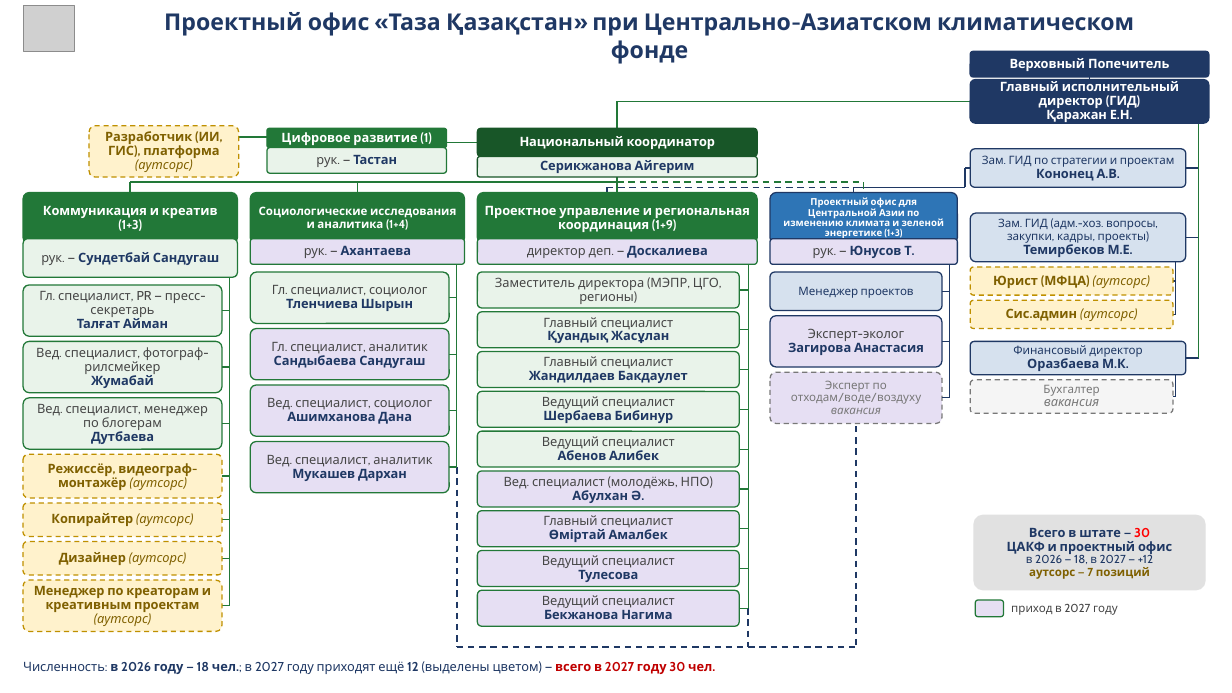
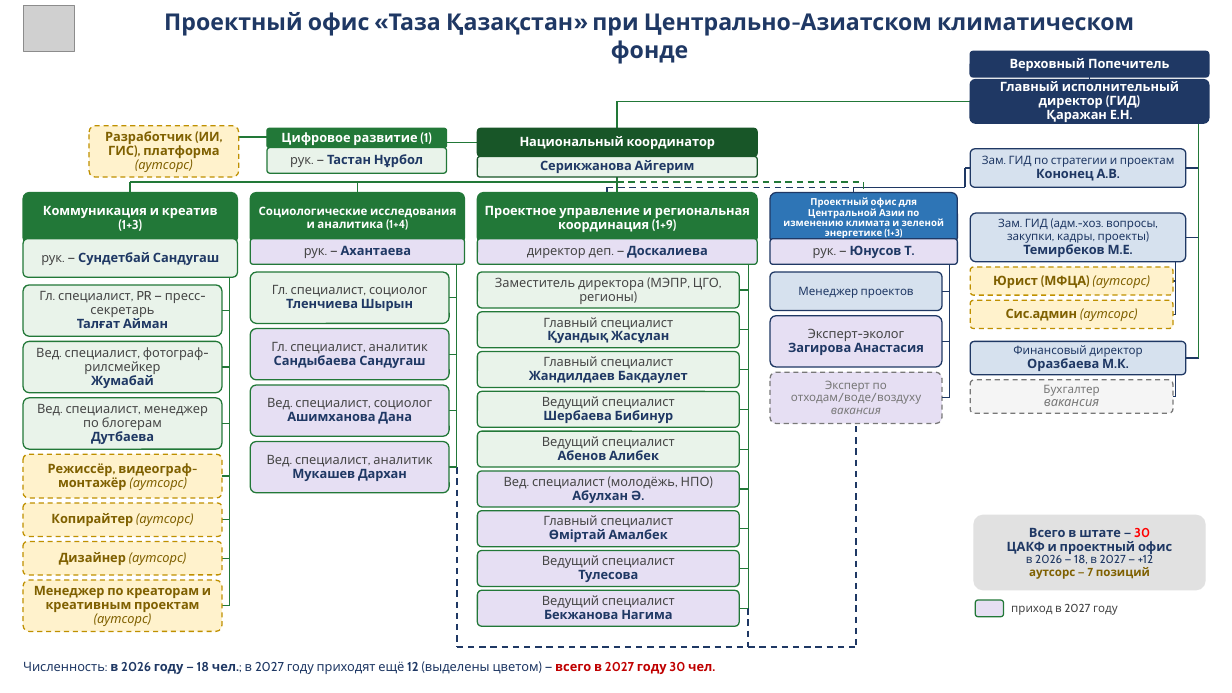
Before and after one commit to murat01042014/obsidian-vault, a slide deck: slide 1 of TAZA/_документы/Структура ЦАКФ и проектного офиса ТК — без окладов.pptx. Drawn at 1232x693 pixels with LibreOffice and Linux fonts; fonts in the diff are those of the drawing; grey boxes stand for pictures. Boxes give left, top, right and bottom in pixels: in the first picture for what was removed or moved away, otherwise in the second. Text is boxed around its words. In the diff, an @@ line names an element or a change of style, - is before the commit and + after.

```diff
--- a/TAZA/_документы/Структура ЦАКФ и проектного офиса ТК — без окладов.pptx
+++ b/TAZA/_документы/Структура ЦАКФ и проектного офиса ТК — без окладов.pptx
@@ text in rounded rectangle at (x1=290, y1=154, x2=423, y2=167): text changed @@
-рук. — Тастан
+рук. — Тастан Нұрбол
```
Also in this commit, not shown: 4 other files.
